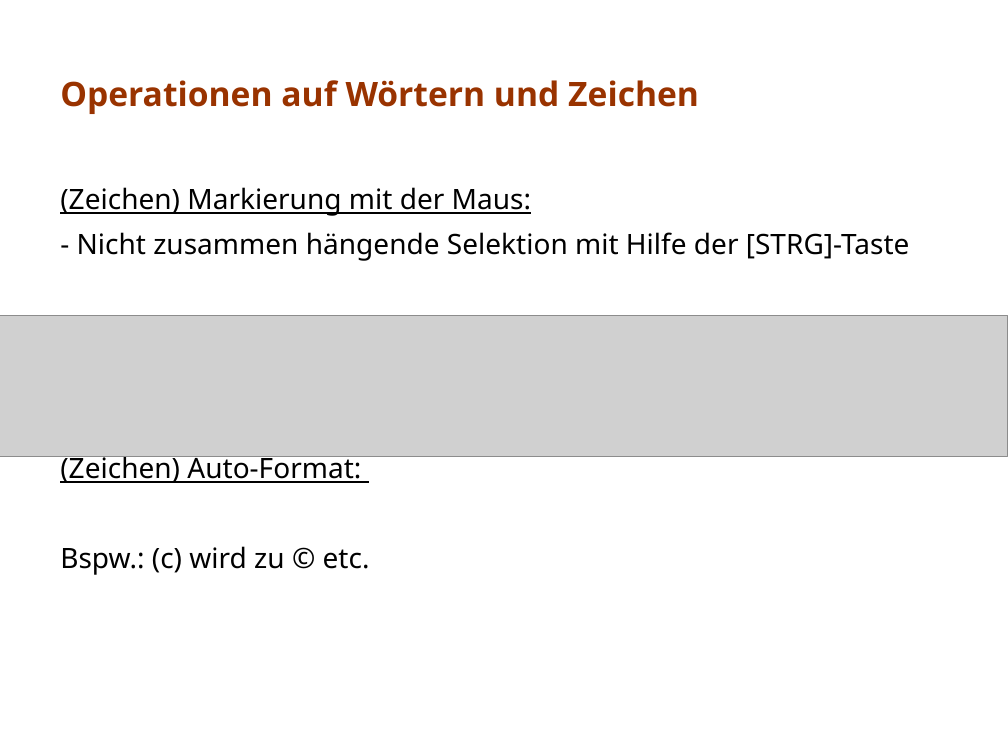
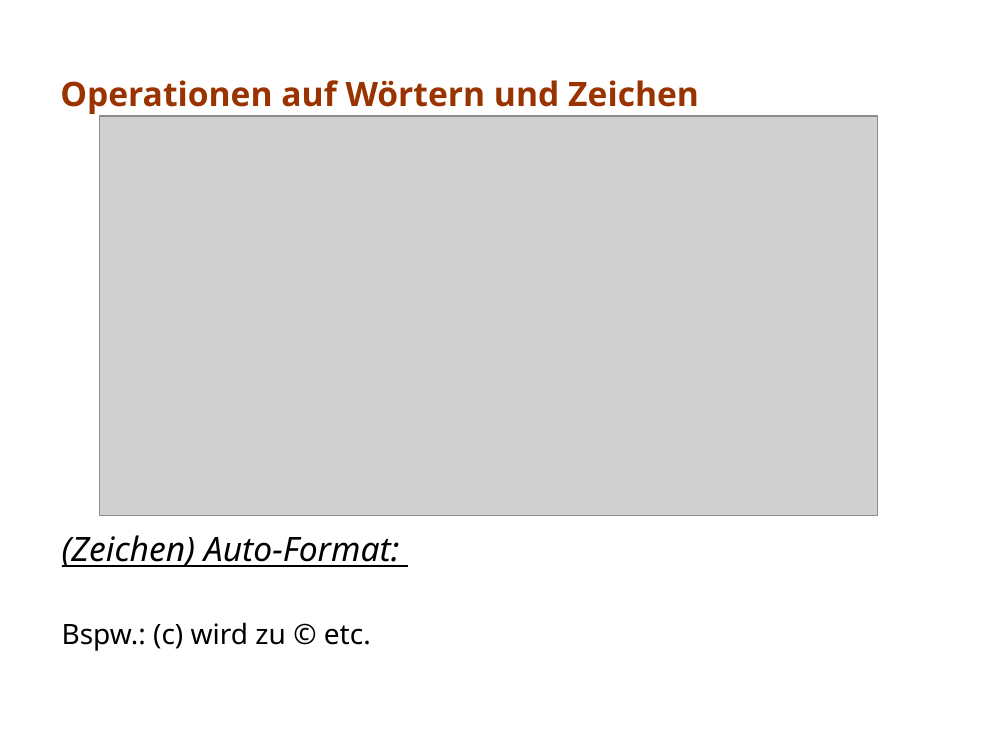
Before and after one commit to stzschoppe/sw-ergonomie, a slide deck: slide 2 of aufgabe7/office/ppt/pascal.ppt. Drawn at 1008x756 pixels with LibreOffice and Linux fonts; fonts in the diff are those of the drawing; grey boxes stand for pictures. Boxes give left, top, right and bottom in pixels: in the first picture for what was removed or moved away, otherwise in the second. Text is boxed around its words. In the diff, an @@ line names an element or a change of style, - is before the commit and + after.

```diff
--- a/aufgabe7/office/ppt/pascal.ppt
+++ b/aufgabe7/office/ppt/pascal.ppt
@@ picture: place and size @@
-picture at (0, 316, 1008, 457)
+picture at (99, 116, 877, 516)
@@ text "(Zeichen) Auto-Format:" at (62, 535, 399, 651): size 20 to 24 pt, italic on in "(Zeichen) Auto-Format:"; line spacing 1 to 0.8 @@
@@ text at (60, 187, 910, 261): paragraphs removed @@
-(Zeichen) Markierung mit der Maus:
-- Nicht zusammen hängende Selektion mit Hilfe der [STRG]-Taste
```
Also in this commit, not shown: 1 other slide changed.
